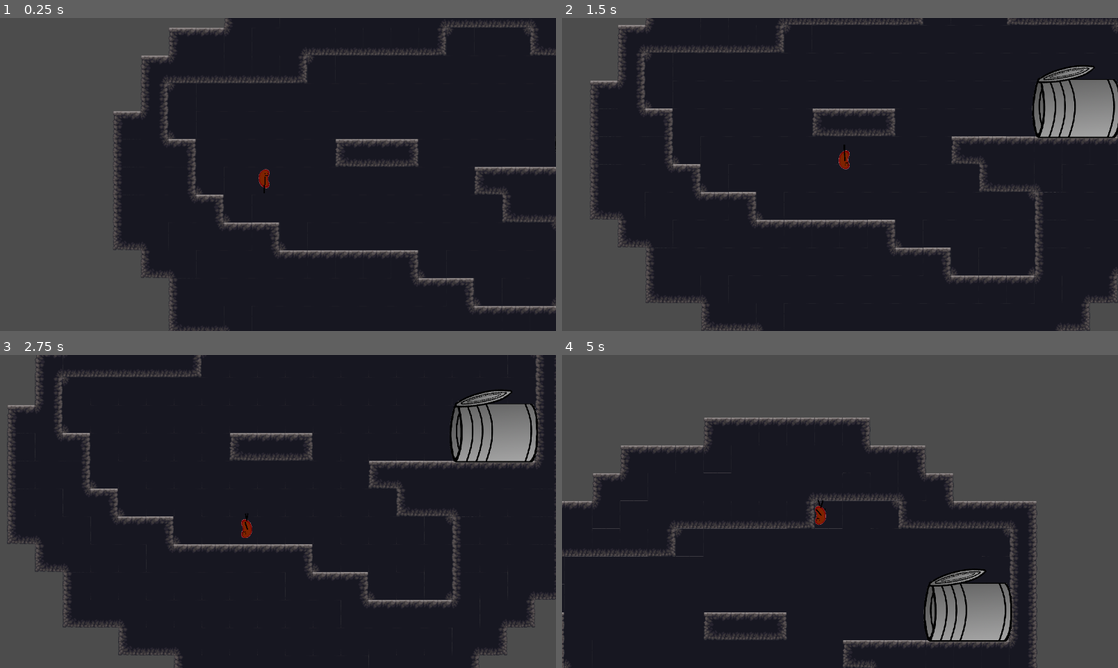
Above: before the commit, frames 1-4 (two rows, left to right).
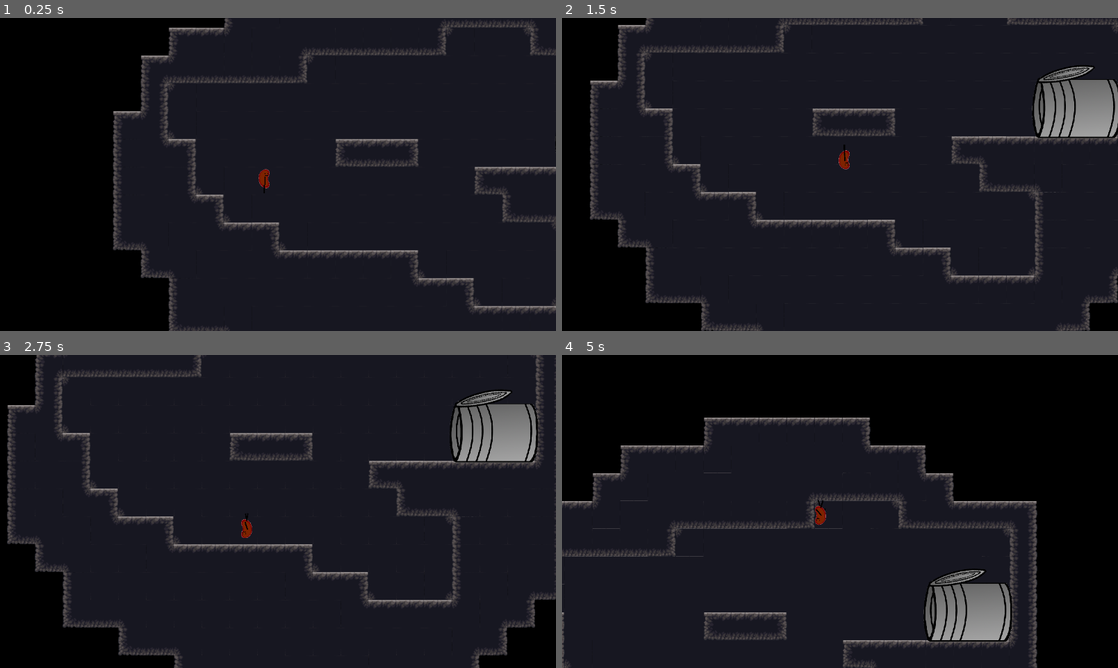
Above: after the commit, the same moments.

Repository: TheRobotics5/TomTheBeanPlatformer
Game: Godot game, scene res://Levels/Level1.tscn
Same seed, same stepped clock (60 frames per second), same inputs: the game is played once before the commit and once after it. The project has no main scene, so this scene is started directly.
Inputs:
- Up to frame 1 (0.25 s): no input
- Up to frame 2 (1.5 s): hold Space (spacebar) 0.53-1.28 s; hold Right (ui_right) from 0.53 s (still down); tap Space (spacebar) at 1.35 s
- Up to frame 3 (2.75 s): release Right (ui_right) at 2.03 s; hold Left (ui_left) from 2.03 s (still down); hold Space (spacebar) from 2.03 s (still down)
- Up to frame 4 (5 s): release Left (ui_left) at 2.78 s; release Space (spacebar) at 2.78 s; hold Right (ui_right) 2.78-4.28 s; tap Space (spacebar) at 2.85, 4.35 s; hold Space (spacebar) 3.53-4.28 s; hold Left (ui_left) from 4.28 s (still down)

The runs differ from the first frame. In frame 1, 25% of the frame differs, in the area x 0-41%, y 0-100%; in frame 2, 11%; in frame 3, 9.1%; in frame 4, 41%, in the area x 0-100%, y 0-100%.

Commit message:
Fixed bug, can now switch between levels easily

Diff:
--- a/Levels/Level1.tscn
+++ b/Levels/Level1.tscn
@@ -6,6 +6,13 @@
 [ext_resource path="res://Scene Assets/TinCan.tscn" type="PackedScene" id=4]
 
 [node name="Level1" type="Node2D"]
+
+[node name="ColorRect" type="ColorRect" parent="."]
+margin_left = -800.006
+margin_top = -1146.7
+margin_right = 2199.99
+margin_bottom = 1853.3
+color = Color( 0, 0, 0, 1 )
 
 [node name="Background" type="TileMap" parent="."]
 tile_set = ExtResource( 1 )
@@ -34,6 +41,8 @@
 
 [node name="TinCan" parent="." instance=ExtResource( 4 )]
 position = Vector2( 1120, 192 )
-[connection signal="area_entered" from="TinCan/Entrance" to="Player" method="_on_Entrance_area_entered"]
+
+[node name="Camera2D" type="Camera2D" parent="TinCan/Entrance" index="1"]
+[connection signal="body_entered" from="TinCan/Entrance" to="Player" method="_on_Entrance_body_entered"]
 
 [editable path="TinCan"]
--- a/Levels/Level2.tscn
+++ b/Levels/Level2.tscn
@@ -10,6 +10,13 @@
 
 [node name="Level2" type="Node2D"]
 position = Vector2( -352, -288 )
+
+[node name="ColorRect" type="ColorRect" parent="."]
+margin_left = -971.0
+margin_top = -1014.0
+margin_right = 2499.0
+margin_bottom = 1986.0
+color = Color( 0, 0, 0, 1 )
 
 [node name="TileMap2" type="TileMap" parent="."]
 tile_set = ExtResource( 1 )
@@ -38,10 +45,15 @@
 [node name="TinCan" parent="." instance=ExtResource( 4 )]
 position = Vector2( 1120, 192 )
 
+[node name="Camera2D" type="Camera2D" parent="TinCan/Entrance" index="1"]
+
 [node name="Limits" type="Area2D" parent="."]
 position = Vector2( 750, 400 )
 gravity = 0.0
 
 [node name="CollisionShape2D" type="CollisionShape2D" parent="Limits"]
 shape = SubResource( 1 )
+[connection signal="body_entered" from="TinCan/Entrance" to="Player" method="_on_Entrance_body_entered"]
 [connection signal="area_exited" from="Limits" to="Player" method="_on_Limits_area_exited"]
+
+[editable path="TinCan"]
--- a/Levels/Level3.tscn
+++ b/Levels/Level3.tscn
@@ -6,6 +6,13 @@
 [ext_resource path="res://Scene Assets/TinCan.tscn" type="PackedScene" id=4]
 
 [node name="Level3" type="Node2D"]
+
+[node name="ColorRect" type="ColorRect" parent="."]
+margin_left = -422.0
+margin_top = -962.0
+margin_right = 3572.0
+margin_bottom = 2038.0
+color = Color( 0, 0, 0, 1 )
 
 [node name="TileMap2" type="TileMap" parent="."]
 tile_set = ExtResource( 1 )
@@ -35,3 +42,8 @@
 [node name="TinCan" parent="." instance=ExtResource( 4 )]
 position = Vector2( 2752, 736 )
 rotation = 1.5708
+
+[node name="Camera2D" type="Camera2D" parent="TinCan/Entrance" index="1"]
+[connection signal="body_entered" from="TinCan/Entrance" to="Player" method="_on_Entrance_body_entered"]
+
+[editable path="TinCan"]
--- /dev/null
+++ b/Menu.tscn
@@ -0,0 +1,17 @@
+[gd_scene format=2]
+
+[node name="Menu" type="Control"]
+anchor_right = 1.0
+anchor_bottom = 1.0
+
+[node name="ColorRect" type="ColorRect" parent="."]
+margin_right = 1280.0
+margin_bottom = 720.0
+color = Color( 0, 0, 0, 1 )
+
+[node name="Level Select" type="Button" parent="."]
+margin_left = 730.0
+margin_top = 570.0
+margin_right = 900.0
+margin_bottom = 650.0
+text = "Level Select"
--- a/Scene Assets/TinCan.tscn
+++ b/Scene Assets/TinCan.tscn
@@ -103,5 +103,6 @@
 anims/none = SubResource( 3 )
 
 [node name="Animation" type="Timer" parent="."]
+wait_time = 3.0
 one_shot = true
 [connection signal="timeout" from="Animation" to="Entrance" method="_on_Animation_timeout"]
--- a/Scripts/Entrance.gd
+++ b/Scripts/Entrance.gd
@@ -1,22 +1,21 @@
 extends Area2D
 
 var scenename : String = "none"
-var win = 0
 
 # warning-ignore:unused_argument
 func _physics_process(delta):
 	var bodies = get_overlapping_bodies()
 	for body in bodies:
 		if body.name == "Player":
+			$Camera2D.make_current()
 			scenename = get_tree().get_current_scene().get_name()
 			$"../AnimationPlayer".play("entered")
 			$"../Animation".start()
-			win = 1
+
 
 
 func _on_Animation_timeout():
-	win = 0
 	if scenename == "Level1":
 		get_tree().change_scene("res://Levels/Level2.tscn")
-	elif scenename == "Level2":
+	if scenename == "Level2":
 		get_tree().change_scene("res://Levels/Level3.tscn")
--- a/Scripts/Player.gd
+++ b/Scripts/Player.gd
@@ -4,6 +4,7 @@
 var grav : float = 3.5
 var walk_speed : int = 250
 var respawnPoint
+var win = 0
 
 
 const UP = Vector2(0 , -1)
@@ -27,52 +28,53 @@
 # warning-ignore:unused_argument
 func _physics_process(delta):
 
-	motion.y += grav
+	if win == 0:
+		motion.y += grav
 
-	if Input.is_action_pressed("ui_right"):
-		motion.x = 250
-		$body.flip_h = false
-		$rev_body.flip_h = false
-		$AnimationPlayer.play("walk")
+		if Input.is_action_pressed("ui_right"):
+			motion.x = 250
+			$body.flip_h = false
+			$rev_body.flip_h = false
+			$AnimationPlayer.play("walk")
 
-	elif Input.is_action_pressed("ui_left"):
-		motion.x = -walk_speed
-		$body.flip_h = true
-		$rev_body.flip_h = true
-		$AnimationPlayer.play("walk")
-	else:
-		motion.x= 0
-		$AnimationPlayer.play("idle")
+		elif Input.is_action_pressed("ui_left"):
+			motion.x = -walk_speed
+			$body.flip_h = true
+			$rev_body.flip_h = true
+			$AnimationPlayer.play("walk")
+		else:
+			motion.x= 0
+			$AnimationPlayer.play("idle")
 
-	if Input.is_action_pressed("spacebar"):
-		if is_on_floor():
-			motion.y = -walk_speed
-			$body.hide()
-			$leg.hide()
-			$leg2.hide()
-			$arm.hide()
-			$arm2.hide()
-			$rev_body.show()
-			$rev_leg.show()
-			$rev_leg2.show()
-			$rev_arm.show()
-			$rev_arm2.show()
-			grav = -8
+		if Input.is_action_pressed("spacebar"):
+			if is_on_floor():
+				motion.y = -walk_speed
+				$body.hide()
+				$leg.hide()
+				$leg2.hide()
+				$arm.hide()
+				$arm2.hide()
+				$rev_body.show()
+				$rev_leg.show()
+				$rev_leg2.show()
+				$rev_arm.show()
+				$rev_arm2.show()
+				grav = -8
 
-		if is_on_ceiling():
-			motion.y = 100
-			$body.show()
-			$leg.show()
-			$leg2.show()
-			$arm.show()
-			$arm2.show()
-			$rev_body.hide()
-			$rev_leg.hide()
-			$rev_leg2.hide()
-			$rev_arm.hide()
-			$rev_arm2.hide()
-			grav = 8
-	motion = move_and_slide(motion, UP)
+			if is_on_ceiling():
+				motion.y = 100
+				$body.show()
+				$leg.show()
+				$leg2.show()
+				$arm.show()
+				$arm2.show()
+				$rev_body.hide()
+				$rev_leg.hide()
+				$rev_leg2.hide()
+				$rev_arm.hide()
+				$rev_arm2.hide()
+				grav = 8
+		motion = move_and_slide(motion, UP)
 
 # warning-ignore:unused_argument
 func _on_Limits_area_exited(area):
@@ -80,6 +82,7 @@
 	global_transform = respawnPoint
 
 
-func _on_Entrance_area_entered(area):
-	print ("won")
-	queue_free()
+func _on_Entrance_body_entered(body):
+	if (body.get_name() == "Player"):
+		queue_free()
+		win = 1
--- a/TinCan.tres
+++ b/TinCan.tres
@@ -2,7 +2,7 @@
 
 [resource]
 resource_name = "entered"
-length = 2.0
+length = 3.0
 tracks/0/type = "value"
 tracks/0/path = NodePath("Can:position")
 tracks/0/interp = 1
@@ -10,10 +10,10 @@
 tracks/0/imported = false
 tracks/0/enabled = true
 tracks/0/keys = {
-"times": PoolRealArray( 0, 1.5 ),
-"transitions": PoolRealArray( 1, 1 ),
+"times": PoolRealArray( 0, 1.5, 3 ),
+"transitions": PoolRealArray( 1, 1, 1 ),
 "update": 0,
-"values": [ Vector2( 0, 0 ), Vector2( 10, 5 ) ]
+"values": [ Vector2( 0, 0 ), Vector2( 10, 5 ), Vector2( 70, 5 ) ]
 }
 tracks/1/type = "value"
 tracks/1/path = NodePath("Can:rotation_degrees")
@@ -22,10 +22,10 @@
 tracks/1/imported = false
 tracks/1/enabled = true
 tracks/1/keys = {
-"times": PoolRealArray( 0, 1.5 ),
-"transitions": PoolRealArray( 1, 1 ),
+"times": PoolRealArray( 0, 1.5, 3 ),
+"transitions": PoolRealArray( 1, 1, 1 ),
 "update": 0,
-"values": [ -90.0002, -100.0 ]
+"values": [ -90.0002, -100.0, -120.0 ]
 }
 tracks/2/type = "value"
 tracks/2/path = NodePath("Lid:rotation_degrees")
@@ -34,10 +34,10 @@
 tracks/2/imported = false
 tracks/2/enabled = true
 tracks/2/keys = {
-"times": PoolRealArray( 0, 0.1, 0.5, 0.8, 1, 1.5 ),
-"transitions": PoolRealArray( 1, 1, 1, 1, 1, 1 ),
+"times": PoolRealArray( 0, 0.1, 0.5, 0.8, 1, 1.5, 3 ),
+"transitions": PoolRealArray( 1, 1, 1, 1, 1, 1, 1 ),
 "update": 0,
-"values": [ -12.0, -20.0, -45.0, -75.0, -90.0, -100.0 ]
+"values": [ -12.0, -20.0, -45.0, -75.0, -90.0, -100.0, -120.0 ]
 }
 tracks/3/type = "value"
 tracks/3/path = NodePath("Lid:position")
@@ -46,10 +46,10 @@
 tracks/3/imported = false
 tracks/3/enabled = true
 tracks/3/keys = {
-"times": PoolRealArray( 0, 0.1, 0.2, 0.5, 0.8, 1, 1.5 ),
-"transitions": PoolRealArray( 1, 1, 1, 1, 1, 1, 1 ),
+"times": PoolRealArray( 0, 0.1, 0.2, 0.5, 0.8, 1, 1.5, 3 ),
+"transitions": PoolRealArray( 1, 1, 1, 1, 1, 1, 1, 1 ),
 "update": 0,
-"values": [ Vector2( -5, 5 ), Vector2( -20, 0 ), Vector2( -105, 40 ), Vector2( -70, 40 ), Vector2( -20, 20 ), Vector2( 0, 0 ), Vector2( 10, 5 ) ]
+"values": [ Vector2( -5, 5 ), Vector2( -20, 0 ), Vector2( -105, 40 ), Vector2( -70, 40 ), Vector2( -20, 20 ), Vector2( 0, 0 ), Vector2( 10, 5 ), Vector2( 70, 5 ) ]
 }
 tracks/4/type = "value"
 tracks/4/path = NodePath("Lid:scale")
